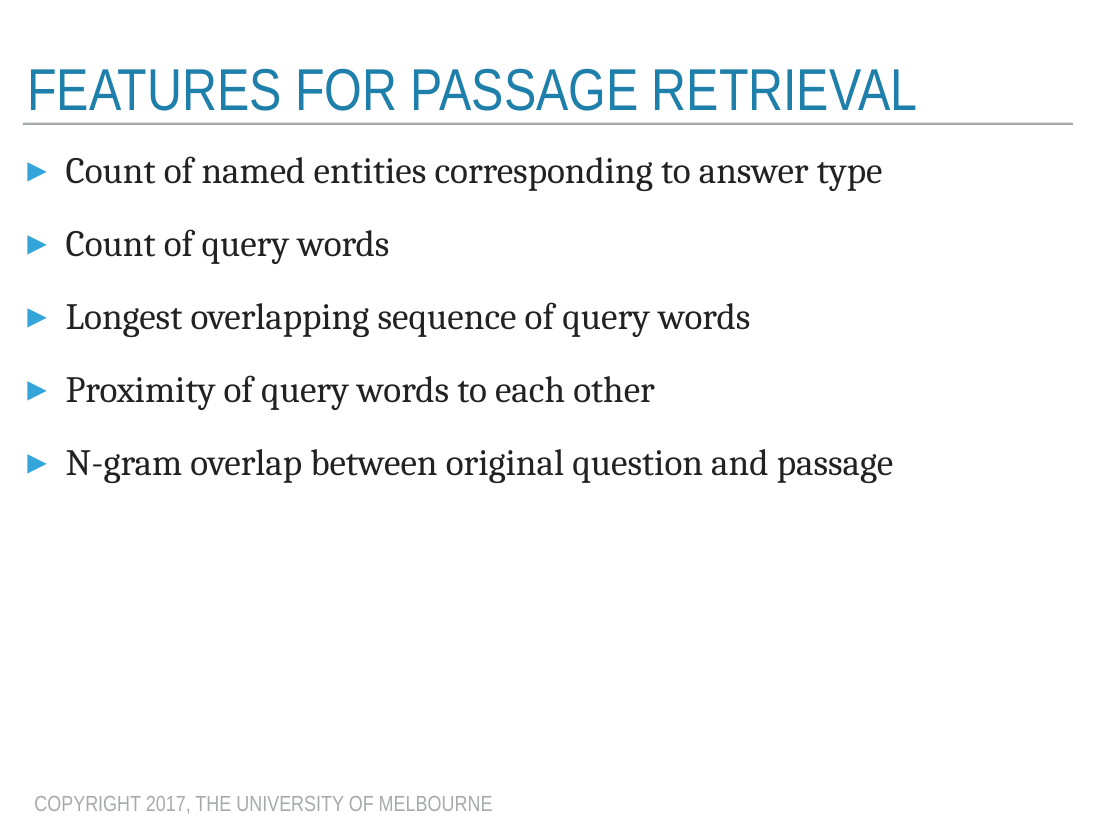
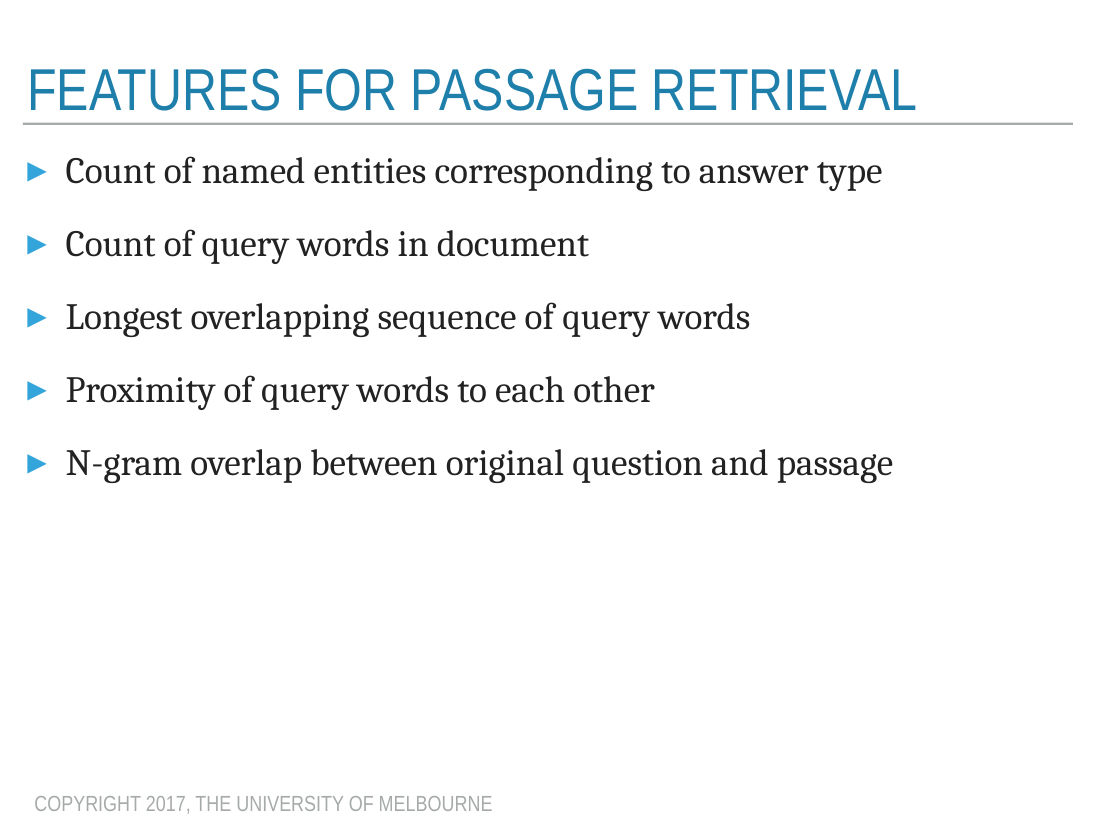
Before and after one commit to trevorcohn/comp90042, a slide deck: slide 15 of slides/WSTA_L12_question_answering.pptx. Drawn at 1120x840 pixels with LibreOffice and Linux fonts; fonts in the diff are those of the drawing. Boxes give left, top, right and bottom in pixels: in the first picture for what was removed or moved away, otherwise in the second. Text is boxed around its words. In the diff, an @@ line names an element or a change of style, - is before the commit and + after.

```diff
--- a/slides/WSTA_L12_question_answering.pptx
+++ b/slides/WSTA_L12_question_answering.pptx
@@ text at <box>66,229,589,264</box>: text changed @@
-▸ Count of query words
+▸ Count of query words in document
```
Also in this commit, not shown: 2 other slides changed, 2 other files.
